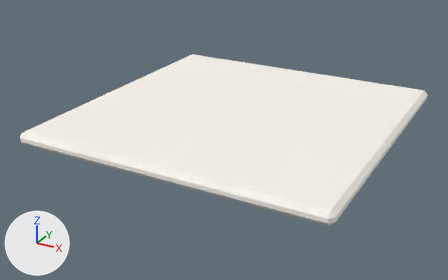
Before and after pictures for a commit that changed the glTF model 2026-09-05/public/models/tile.glb.
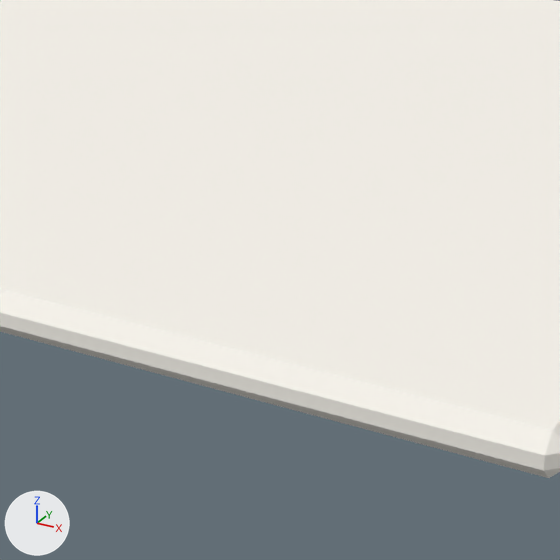
Each version appears first whole from a camera (50 mm lens) standing at (3.45, -6.72, 2.87) and looking at (-0.13, -0.22, -0.38), and next in a close-up on the part from 35% to 74% of the width and 27% to 90% of the height. Every picture has the same lights, and +X, +Y and +Z are marked at lower left. The older version's two pictures come first. Where no turn or scale is listed for an object, it has been applied to the vertices.

The first close-up shows 'floor'.
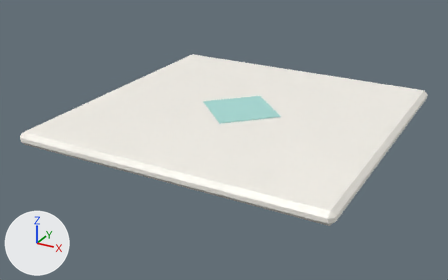
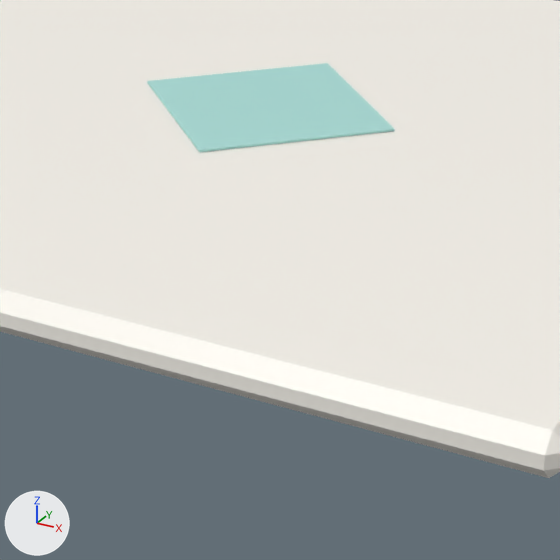
The change, as a diff of the scene's bpy script:
```diff
--- a/2026-09-05/public/models/tile.glb.py
+++ b/2026-09-05/public/models/tile.glb.py
@@ mat_mint @@
+mat_mint = principled_material('mint')
+mat_mint.base_color = (0.408, 0.737, 0.694)  # cyan #abdfd9
+mat_mint.roughness = 0.48
@@ me_cube_105 @@
+me_cube_105.from_pydata(...)  # 96 vertices, 188 faces; spans x -0.565..0.565, y -0.565..0.565, z -0.006..0.006
+me_cube_105.materials.append(mat_mint)  # cyan #abdfd9
@@ ob_tile_inlay_001 @@
+ob_tile_inlay_001 = bpy.data.objects.new('tile_inlay.001', me_cube_105)
+ob_tile_inlay_001.location = (0.0, 0.0, -0.002)
```

What differs and where, as boxes [x1, y1, x2, y2] in the close-ups (560 x 560 px):
'tile_inlay.001', added (cyan)
    after: [147, 63, 394, 152]
